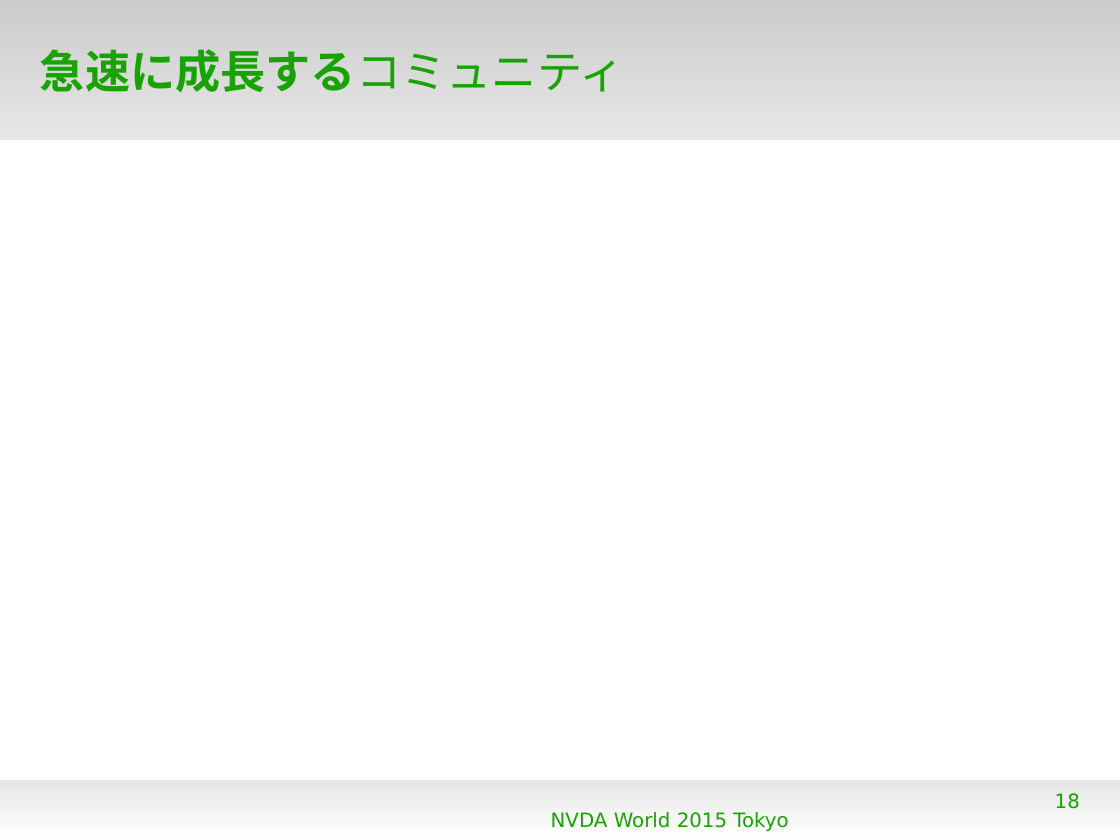
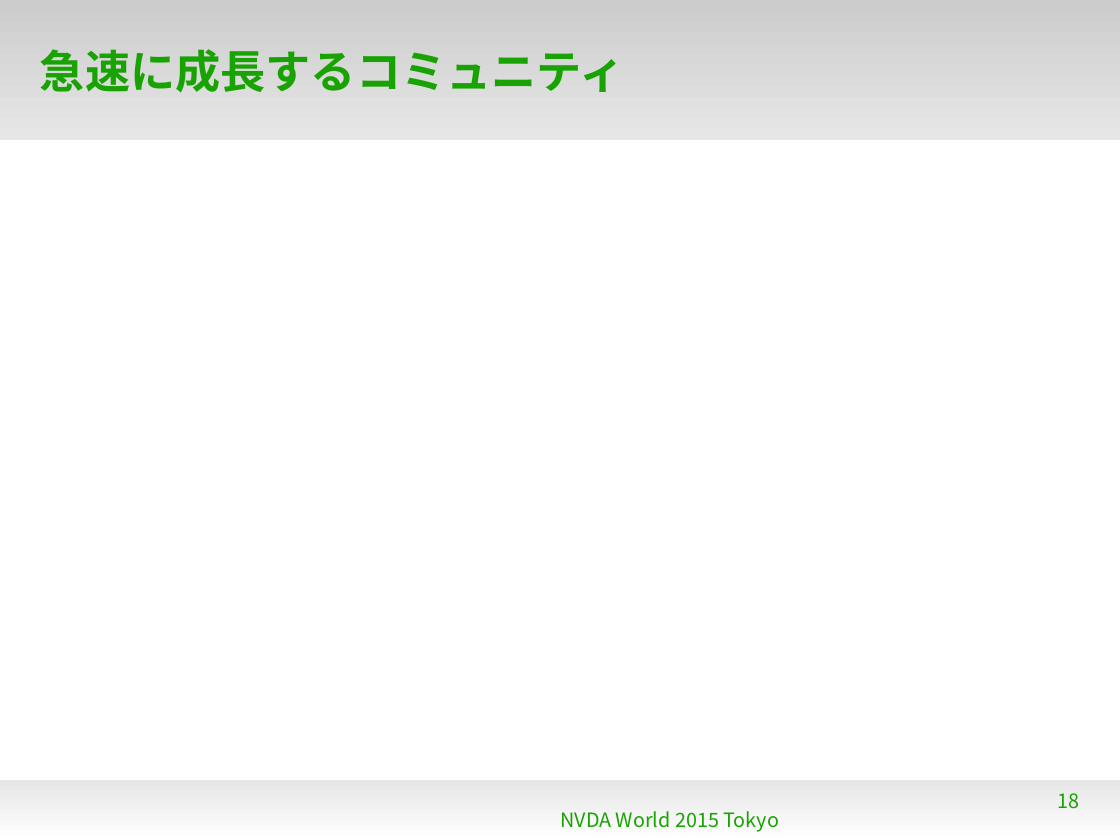
Before and after one commit to naruoga/KantoLibreOffice, a slide deck: slide 18 of others/NVDAworld2015.odp. Drawn at 1120x840 pixels with LibreOffice and Linux fonts; fonts in the diff are those of the drawing; background and template pictures are left out. Boxes give left, top, right and bottom in pixels: in the first picture for what was removed or moved away, otherwise in the second. Text is boxed around its words. In the diff, an @@ line names an element or a change of style, - is before the commit and + after.

```diff
--- a/others/NVDAworld2015.odp
+++ b/others/NVDAworld2015.odp
@@ title "急速に成長するコミュニティ" at [40, 49, 625, 93]: font DejaVu Sans to Noto Sans CJK JP; bold on in "急速に成長するコミュニティ" @@
@@ text "NVDA World 2015 Tokyo" at [560, 811, 780, 832]: font DejaVu Sans to Noto Sans CJK JP @@
@@ page number at [1058, 793, 1080, 809]: font DejaVu Sans to Noto Sans CJK JP @@
```
Also in this commit, not shown: 23 other slides changed.
